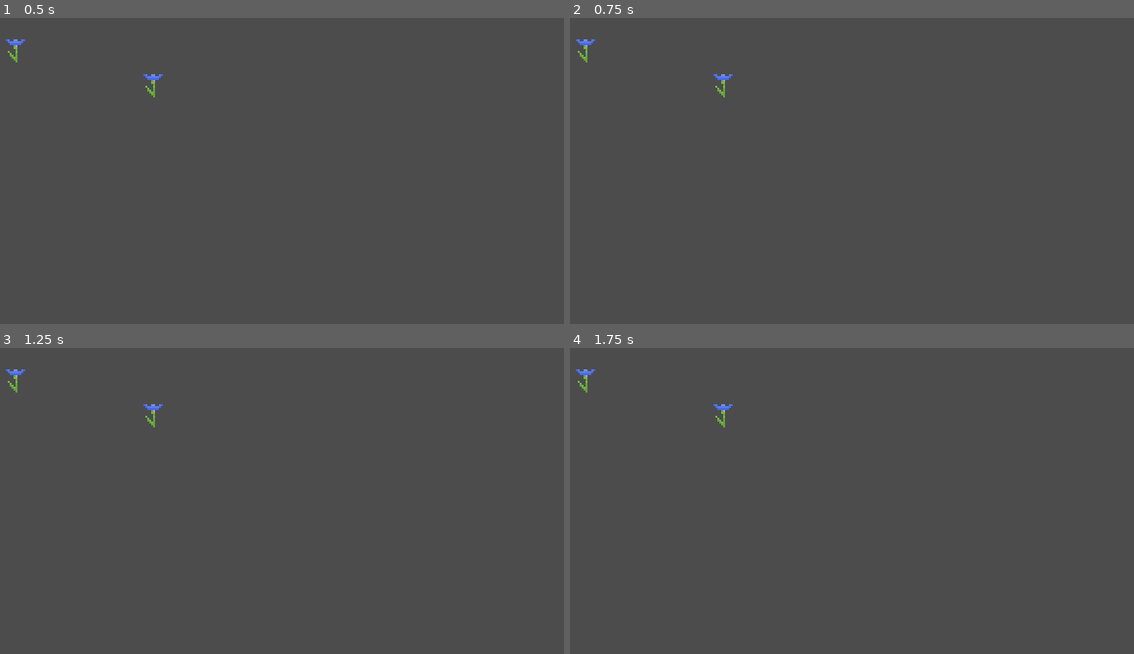
Above: before the commit, frames 1-4 (two rows, left to right).
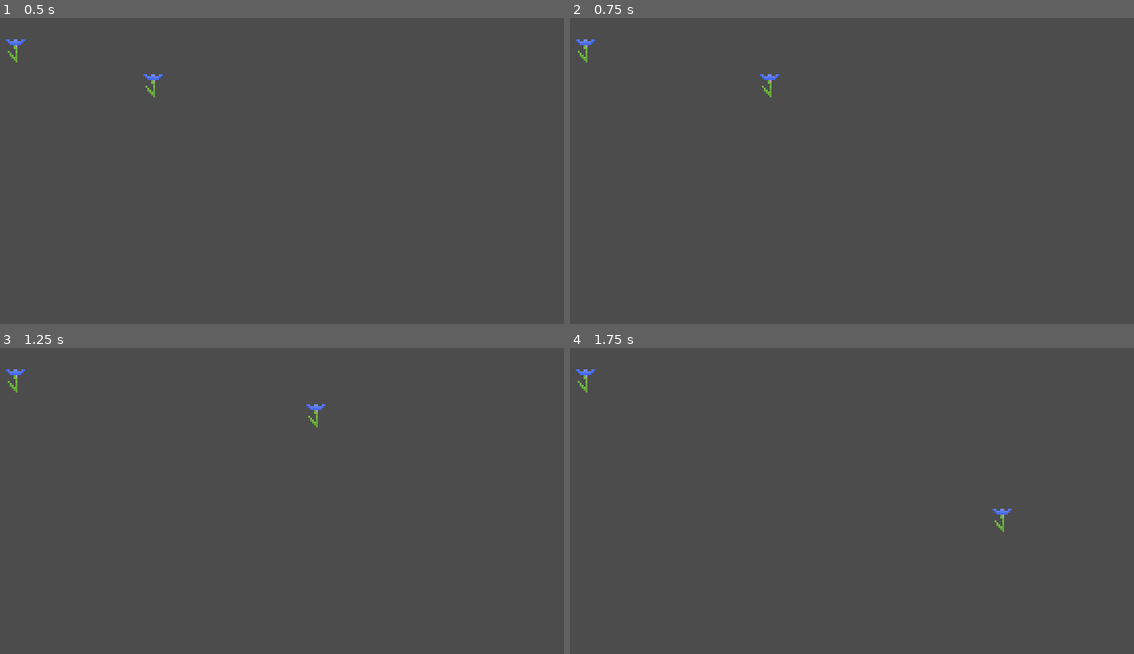
Above: after the commit, the same moments.

Repository: SilkRose/Roll-Pony-Game
Game: Godot game, scene res://World.tscn
Two runs of this game, one before a commit and one after it. Both use one fixed random seed, a clock stepped at 60 frames per second and the inputs below.
Inputs:
- Up to frame 1 (0.5 s): no input
- Up to frame 2 (0.75 s): tap Enter at 0.5 s; hold Right (ui_right) from 0.53 s (still down)
- Up to frame 3 (1.25 s): keep holding Right (ui_right)
- Up to frame 4 (1.75 s): release Right (ui_right) at 1.28 s; hold Down (ui_down) from 1.28 s (still down)

Frame 1 is identical in both runs. In frame 2, 0.2% of the frame differs, in the area x 25-38%, y 18-26%; in frame 3, 0.2%; in frame 4, 0.2%.

Commit message:
Add basic char movement

Diff:
--- /dev/null
+++ b/Player.gd
@@ -0,0 +1,17 @@
+extends KinematicBody2D
+
+var velocity = Vector2.ZERO
+
+func _physics_process(delta):
+	if Input.is_action_pressed("ui_right"):
+		velocity.x = 2
+	elif Input.is_action_pressed("ui_left"):
+		velocity.x = -2
+	elif Input.is_action_pressed("ui_down"):
+		velocity.y = 2
+	elif Input.is_action_pressed("ui_up"):
+		velocity.y = -2
+	else:
+		velocity.x = 0
+		velocity.y = 0
+	move_and_collide(velocity)
--- a/World.tscn
+++ b/World.tscn
@@ -1,6 +1,7 @@
-[gd_scene load_steps=2 format=2]
+[gd_scene load_steps=3 format=2]
 
 [ext_resource path="res://assets/cornflower.png" type="Texture" id=1]
+[ext_resource path="res://Player.gd" type="Script" id=2]
 
 [node name="World" type="Node2D"]
 
@@ -10,6 +11,7 @@
 
 [node name="Player" type="KinematicBody2D" parent="."]
 position = Vector2( 91, 33 )
+script = ExtResource( 2 )
 __meta__ = {
 "_edit_group_": true
 }
